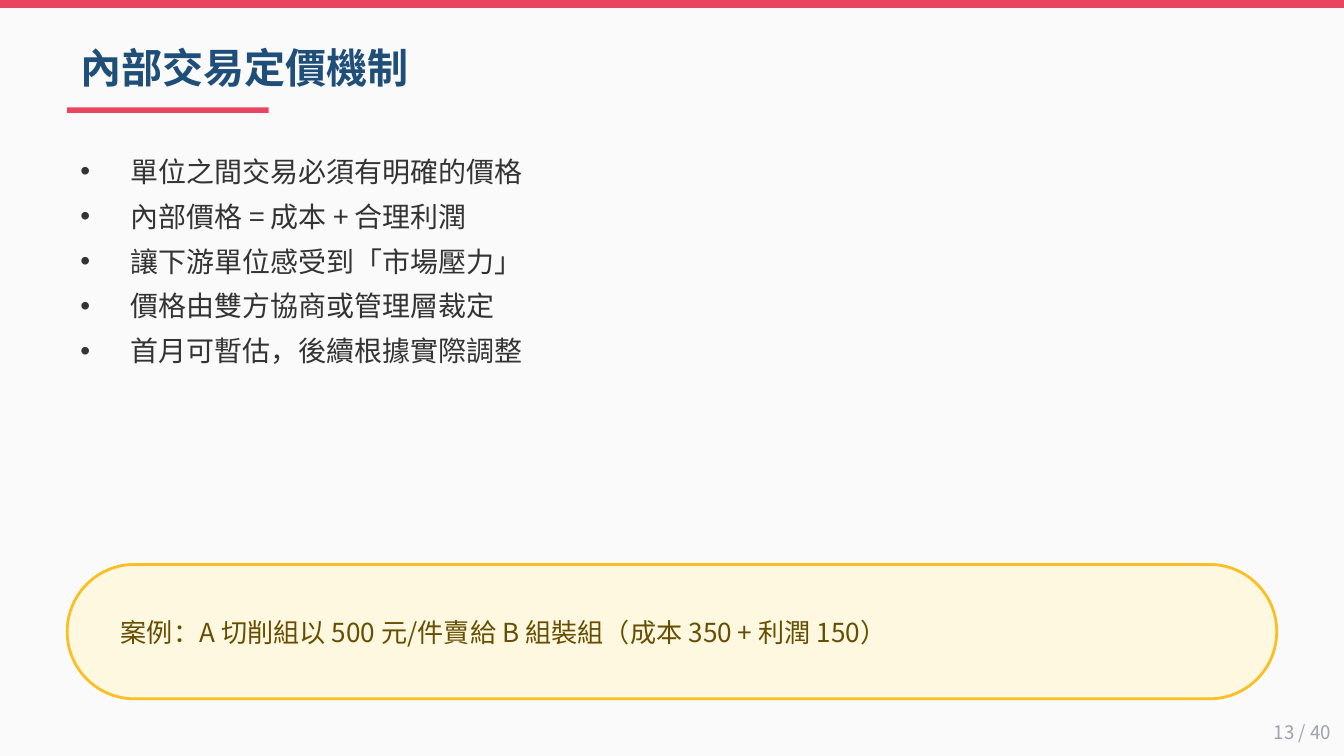
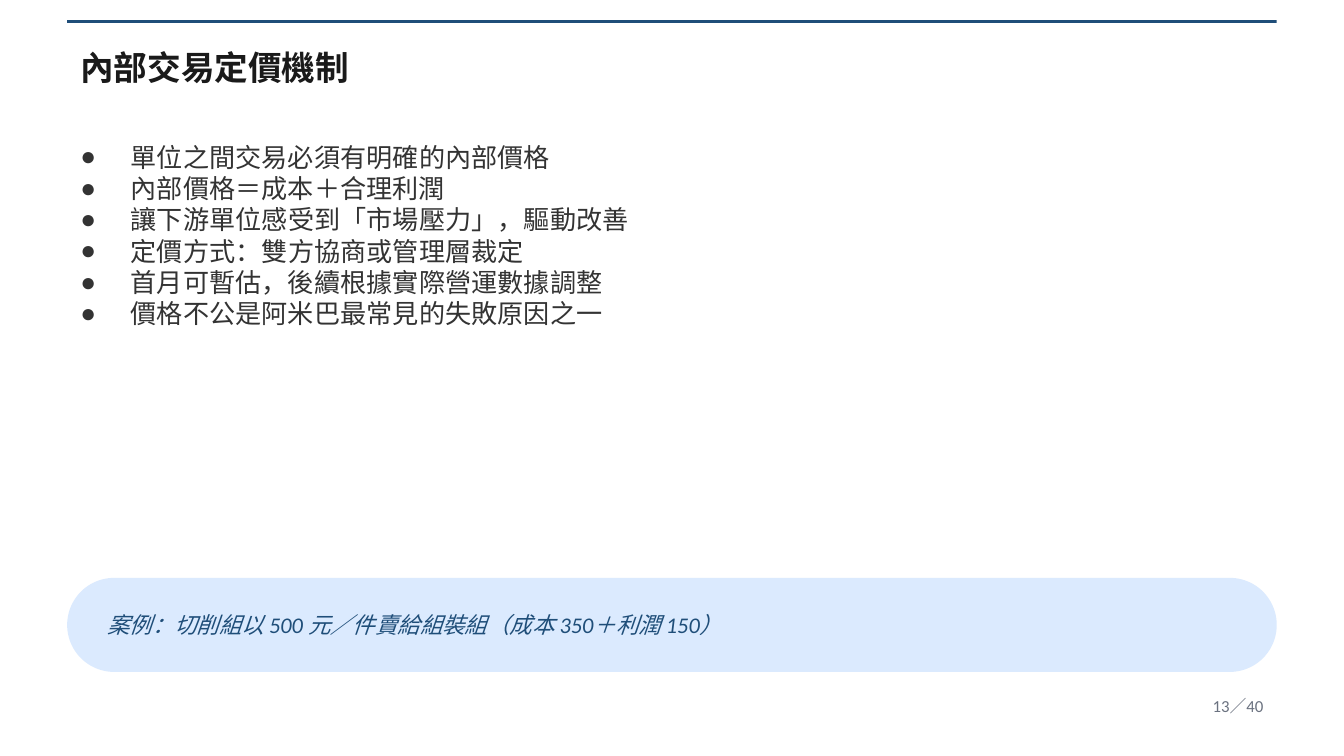
Before and after one commit to Lingo1516/Lingo1516.github.io, a slide deck: slide 13 of 阿米巴經營_40頁完整講義.pptx. Drawn at 1344x756 pixels with LibreOffice and Linux fonts; fonts in the diff are those of the drawing. Boxes give left, top, right and bottom in pixels: in the first picture for what was removed or moved away, otherwise in the second. Text is boxed around its words. In the diff, an @@ line names an element or a change of style, - is before the commit and + after.

Commit message:
update 阿米巴講義 v2 McKinsey style

```diff
--- a/阿米巴經營_40頁完整講義.pptx
+++ b/阿米巴經營_40頁完整講義.pptx
@@ background #FAFAFA to #FFFFFF @@
@@ rectangle: place and size @@
-rectangle at bbox=[0, 0, 1344, 8]
+rectangle at bbox=[67, 20, 1277, 23]
@@ rectangle at bbox=[67, 20, 1277, 23]: fill #E94560 to #1F4E79 @@
@@ text "內部交易定價機制" at bbox=[80, 51, 349, 83]: size 22 to 18 pt, font Noto Sans CJK TC to Calibri, text colour #1F4E79 to #1A1A1A @@
@@ rectangle removed at bbox=[67, 108, 269, 113] @@
@@ text at bbox=[131, 145, 629, 325]: text changed; size 15 to 14 pt; font Noto Sans CJK TC to Calibri @@
-• 單位之間交易必須有明確的價格
-• 內部價格 = 成本 + 合理利潤
-• 讓下游單位感受到「市場壓力」
-• 價格由雙方協商或管理層裁定
-• 首月可暫估，後續根據實際調整
+● 單位之間交易必須有明確的內部價格
+● 內部價格＝成本＋合理利潤
+● 讓下游單位感受到「市場壓力」，驅動改善
+● 定價方式：雙方協商或管理層裁定
+● 首月可暫估，後續根據實際營運數據調整
+● 價格不公是阿米巴最常見的失敗原因之一
@@ rounded rectangle: place and size @@
-rounded rectangle at bbox=[67, 564, 1277, 699]
+rounded rectangle at bbox=[67, 578, 1277, 672]
@@ rounded rectangle at bbox=[67, 578, 1277, 672]: fill #FFF8E1 to #DBEAFE; outline #FBBF24 1.5 pt to none; proportions changed @@
@@ text at bbox=[107, 614, 700, 635]: text changed; size 14 to 12 pt; font Noto Sans CJK TC to Calibri; text colour #664D00 to #1F4E79; italic on @@
-案例：A 切削組以 500 元/件賣給 B 組裝組（成本 350 + 利潤 150）
+案例：切削組以 500 元／件賣給組裝組（成本 350＋利潤 150）
@@ text at bbox=[1213, 698, 1264, 713]: text changed; size 10 to 9 pt; font Noto Sans CJK TC to Calibri; text colour #A0A0B0 to #6B7280 @@
-13 / 40
+13／40
```
Also in this commit, not shown: 39 other slides changed.
